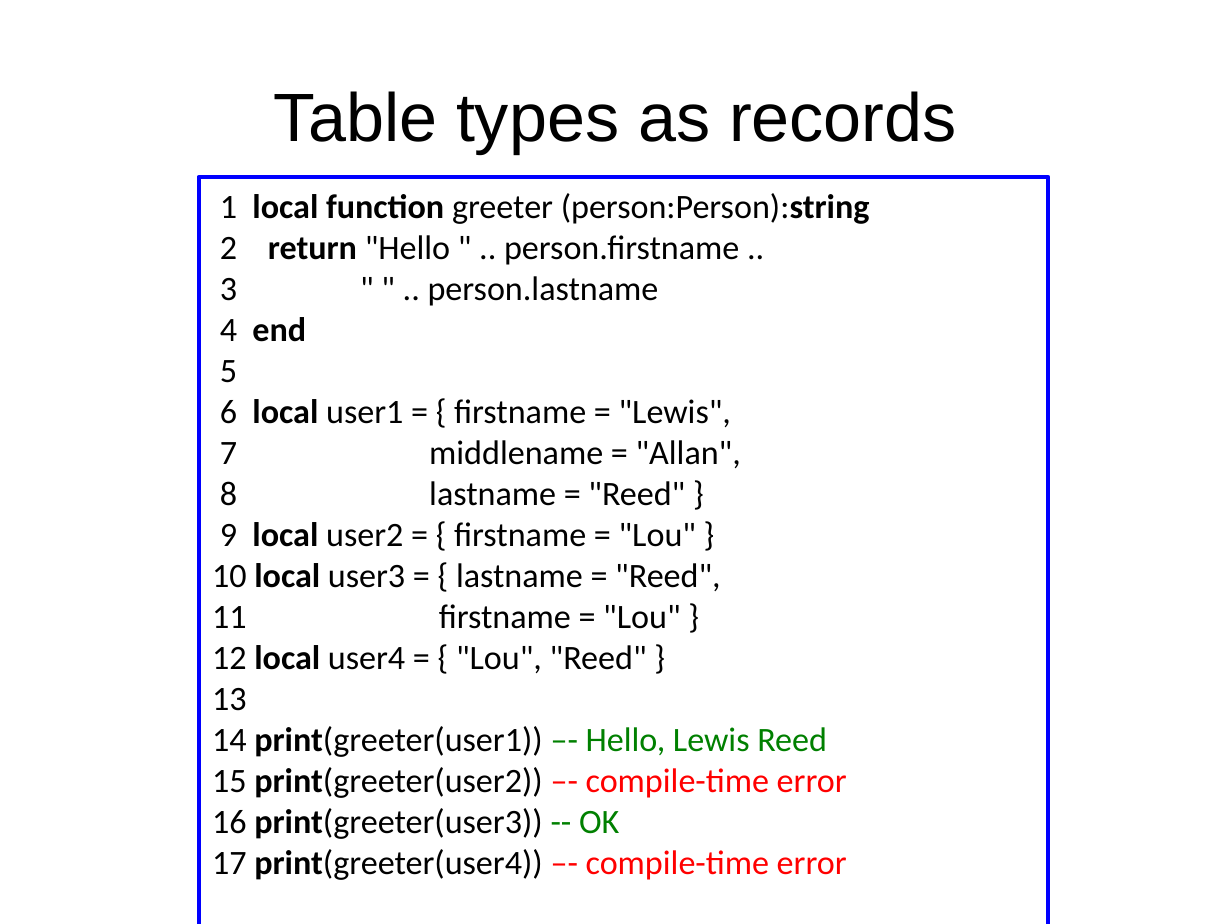
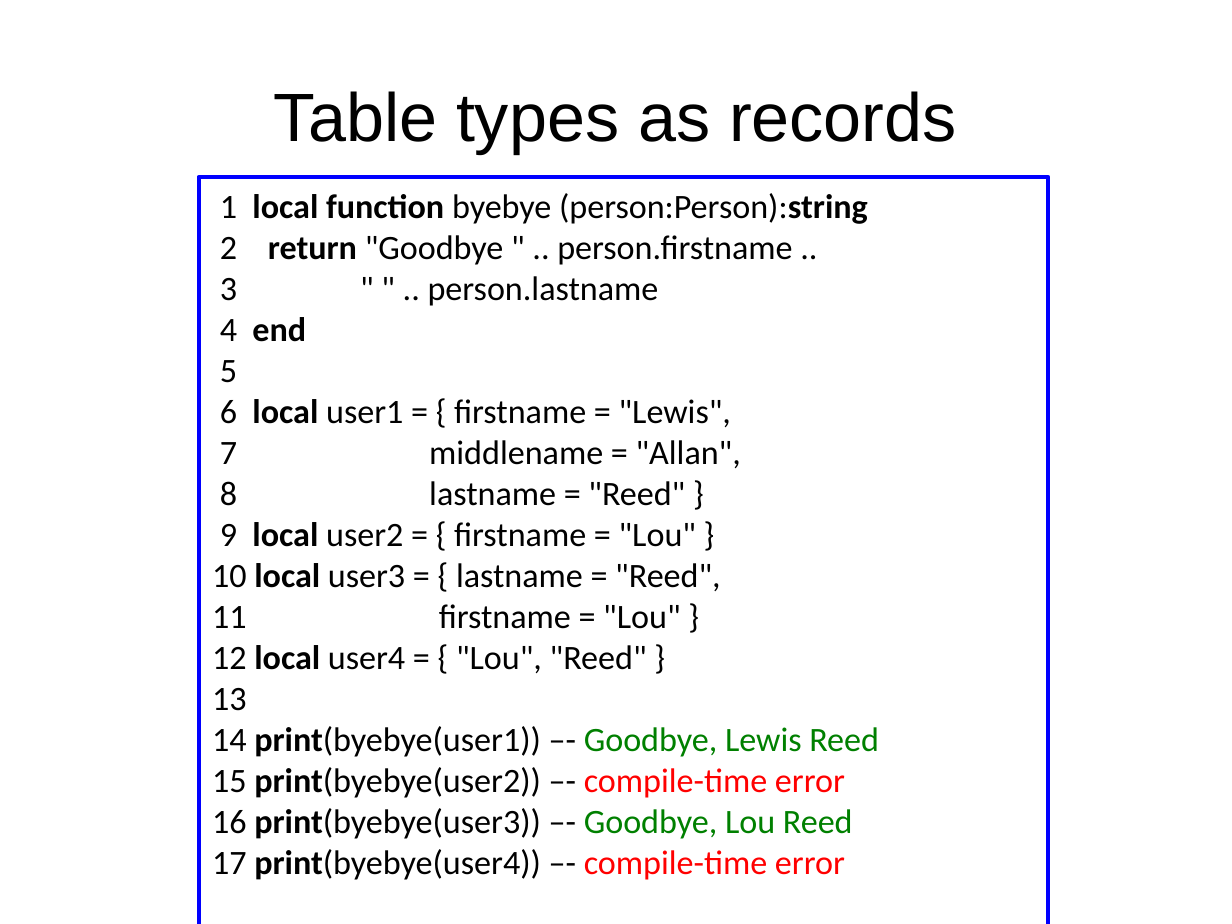
Before and after one commit to andremm/typedlua, a slide deck: slide 20 of doc/slides/dyla2014.odp (slide 19 before the commit). Drawn at 1232x924 pixels with LibreOffice and Linux fonts; fonts in the diff are those of the drawing. Boxes give left, top, right and bottom in pixels: in the first picture for what was removed or moved away, otherwise in the second. Text is boxed around its words. In the diff, an @@ line names an element or a change of style, - is before the commit and + after.

Commit message:
Cosmetic changes to the first version of the slides for Dyla 2014

```diff
--- a/doc/slides/dyla2014.odp
+++ b/doc/slides/dyla2014.odp
@@ text in rectangle at (220,193,868,265): text changed @@
-1 local function greeter (person:Person):string
-2 return "Hello " .. person.firstname ..
+1 local function byebye (person:Person):string
+2 return "Goodbye " .. person.firstname ..
@@ text in rectangle at (212,726,879,880): text changed @@
-14 print(greeter(user1)) –- Hello, Lewis Reed
-15 print(greeter(user2)) –- compile-time error
-16 print(greeter(user3)) -- OK
-17 print(greeter(user4)) –- compile-time error
+14 print(byebye(user1)) –- Goodbye, Lewis Reed
+15 print(byebye(user2)) –- compile-time error
+16 print(byebye(user3)) –- Goodbye, Lou Reed
+17 print(byebye(user4)) –- compile-time error
```
Also in this commit, not shown: 20 other slides changed, 1 slide added.
